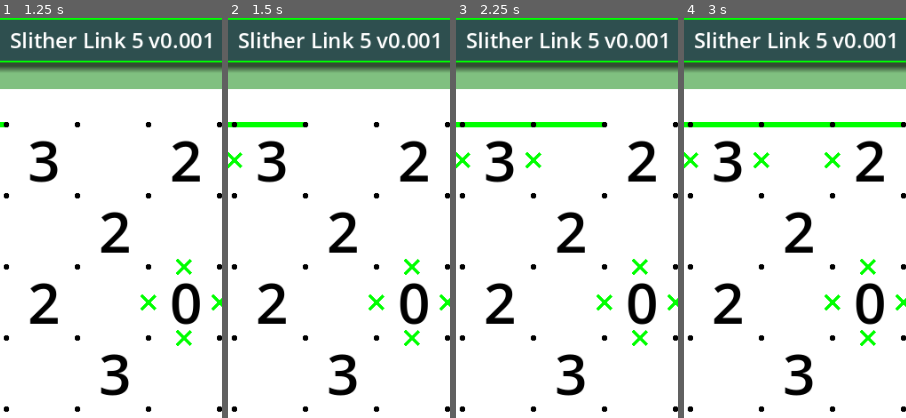
Above: before the commit, frames 1-4 (left to right).
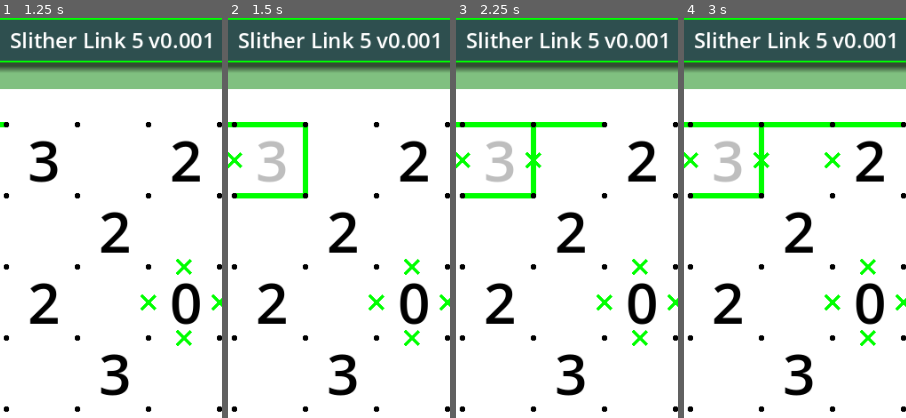
Above: after the commit, the same moments.

Repository: vivisuke/SlitherLink5
Game: Godot game, scene res://main.tscn
Two runs of this game, one before a commit and one after it. Both use one fixed random seed, a clock stepped at 60 frames per second and the inputs below.
Inputs (mouse positions are % of the whole screen's width and height, from its top left):
- Up to frame 1 (1.25 s): tap Enter at 0.5 s; move the mouse to (72, 45) at 0.52 s; click (72, 45) at 0.67 s
- Up to frame 2 (1.5 s): tap Space at 1.25 s; move the mouse to (30, 55) at 1.27 s; click (30, 55) at 1.42 s
- Up to frame 3 (2.25 s): tap Enter at 2 s; move the mouse to (60, 28) at 2.02 s; click (60, 28) at 2.17 s
- Up to frame 4 (3 s): tap Space at 2.75 s; move the mouse to (45, 70) at 2.77 s; click (45, 70) at 2.92 s
The pictures show only the part of the screen within x 25-75%, y 0-50%; the shares and areas given below are measured in that part.

Frame 1 is identical in both runs. In frame 2, 1.7% of the frame differs, in the area x 3-37%, y 27-46%; in frame 3, 1.6%; in frame 4, 1.6%.

Commit message:
0024 ◎ C 02/21 02/21 0.001│ToDo│３の周りに X がある場合は、３辺確定とする

Diff:
--- a/SlitherLink5/classes/Board5x5.gd
+++ b/SlitherLink5/classes/Board5x5.gd
@@ -177,22 +177,28 @@
 
 	pass
 func solve_SBS(x: int, y: int):
-	var k = xyToIX(x, y)
-	var up: bool = y != 0 && linkDn[k-ARY_WIDTH] != 0
-	var lt: bool = x != 0 && linkRt[k-1] != 0
+	var ix = xyToIX(x, y)
+	var up: bool = y != 0 && linkDn[ix-ARY_WIDTH] != 0
+	var lt: bool = x != 0 && linkRt[ix-1] != 0
 	if up && lt:
 		pass
 	elif up || lt:
 		if x < N_HORZ:
-			linkRt[k] = 1
-			if y < N_VERT:
-				non_linkDn[k] = 1
+			if clue_num[ix] != 3:
+				linkRt[ix] = 1
+				if y < N_VERT:
+					non_linkDn[ix] = 1
+			else:
+				linkRt[ix] = 1
+				linkDn[ix+1] = 1
+				linkRt[ix+ARY_WIDTH] = 1
+				non_linkDn[ix] = 1
 		else:
-			linkDn[k] = 1
+			linkDn[ix] = 1
 		pass
 	else:
-		linkRt[k] = 1
-		linkDn[k] = 1
+		linkRt[ix] = 1
+		linkDn[ix] = 1
 func _ready():
 	pass
 func _process(delta):
Not shown, changed: SlitherLink5.spr
